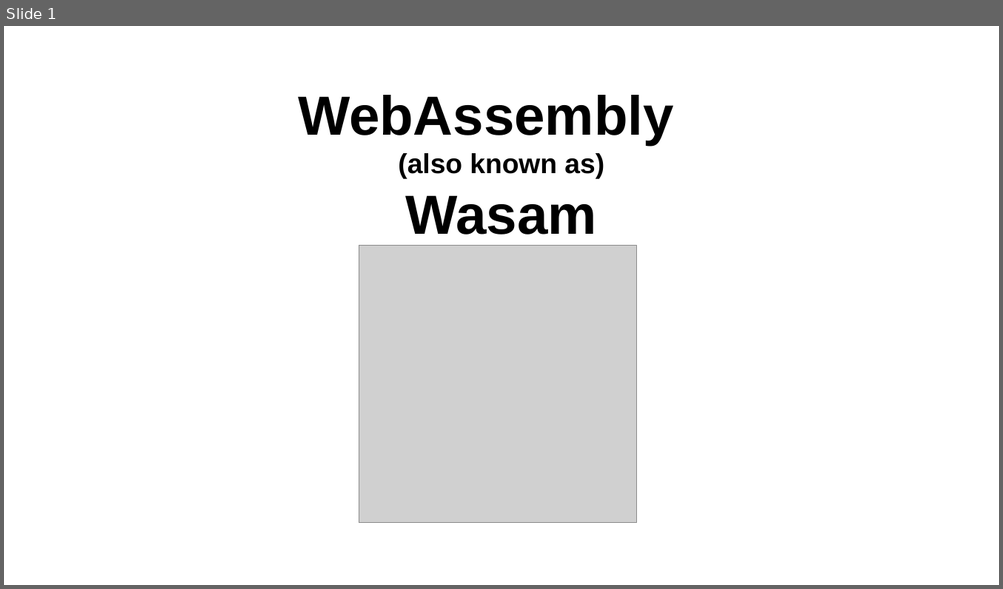
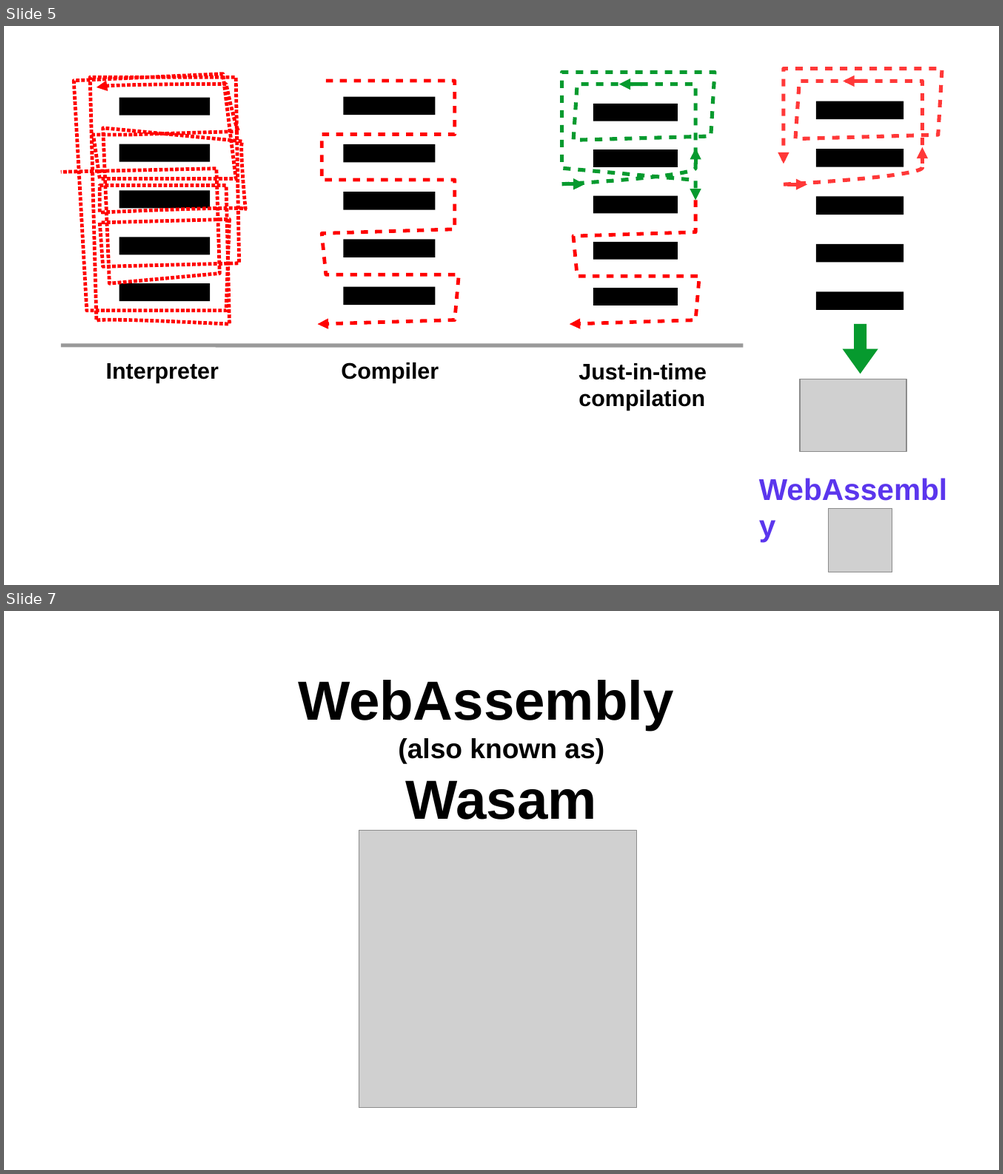
Before and after one commit to appijumbo/talks, a slide deck: WebAssembly Lightening Talk/webAssembly Talk v2.odp. Shown one above the other, each under a label of ours: slide 1 before the commit, slides 5 and 7 after it; the slides between them are not shown. The pictures are 1003x589 and 1003x1174 pixels, drawn with LibreOffice and Linux fonts; fonts in the diff are those of the drawing; grey boxes stand for pictures. Boxes give left, top, right and bottom in pixels: in the first picture for what was removed or moved away, otherwise in the second. Text is boxed around its words. In the diff, an @@ line names an element or a change of style, - is before the commit and + after.

```diff
--- a/WebAssembly Lightening Talk/webAssembly Talk v2.odp
+++ b/WebAssembly Lightening Talk/webAssembly Talk v2.odp
@@ slide 5 added at (x1=4, y1=26, x2=999, y2=585), background #FFFFFF @@
@@ group added at (x1=61, y1=74, x2=246, y2=325): 5 rectangles, 1 freeform shape @@
@@ group added at (x1=317, y1=81, x2=458, y2=325): 5 rectangles, 1 freeform shape @@
@@ group added at (x1=562, y1=72, x2=714, y2=325): 5 rectangles, 3 arrows, 2 freeform shapes @@
@@ group added at (x1=784, y1=68, x2=942, y2=310): 5 rectangles, 3 arrows, 1 freeform shape @@
@@ left arrow added at (x1=842, y1=323, x2=878, y2=374), fill #069A2E @@
@@ line added from (61, 346) to (743, 346), #999999 3 pt @@
@@ text added at (x1=106, y1=363, x2=219, y2=383), 18 pt, text #000000, bold @@
+Interpreter
@@ text added at (x1=341, y1=363, x2=438, y2=383), 18 pt, text #000000, bold @@
+Compiler
@@ text added at (x1=578, y1=363, x2=706, y2=411), 18 pt, text #000000, bold @@
+Just-in-time compilation
@@ picture added at (x1=800, y1=380, x2=907, y2=453) @@
@@ text added at (x1=751, y1=466, x2=973, y2=543), 24 pt, text #5B36ED, bold @@
+WebAssembly
@@ picture added at (x1=828, y1=508, x2=892, y2=573) @@
@@ what was slide 1 is now slide 7 @@
```
Also in this commit, not shown: 5 other slides added, 11 other files.
